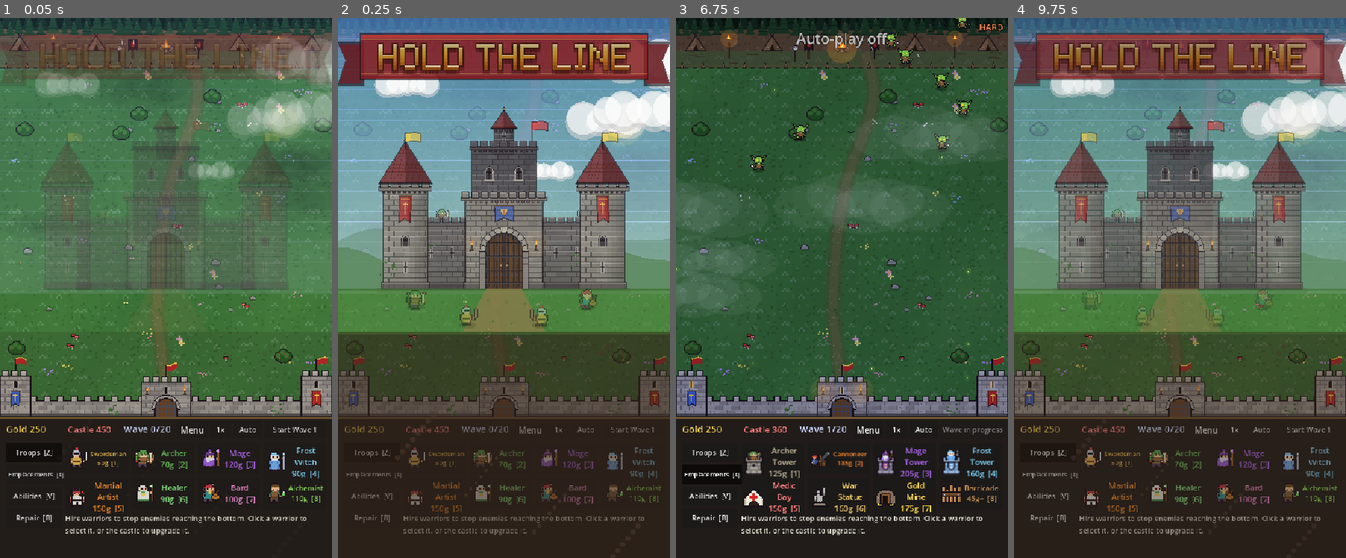
Above: before the commit, frames 1-4 (left to right).
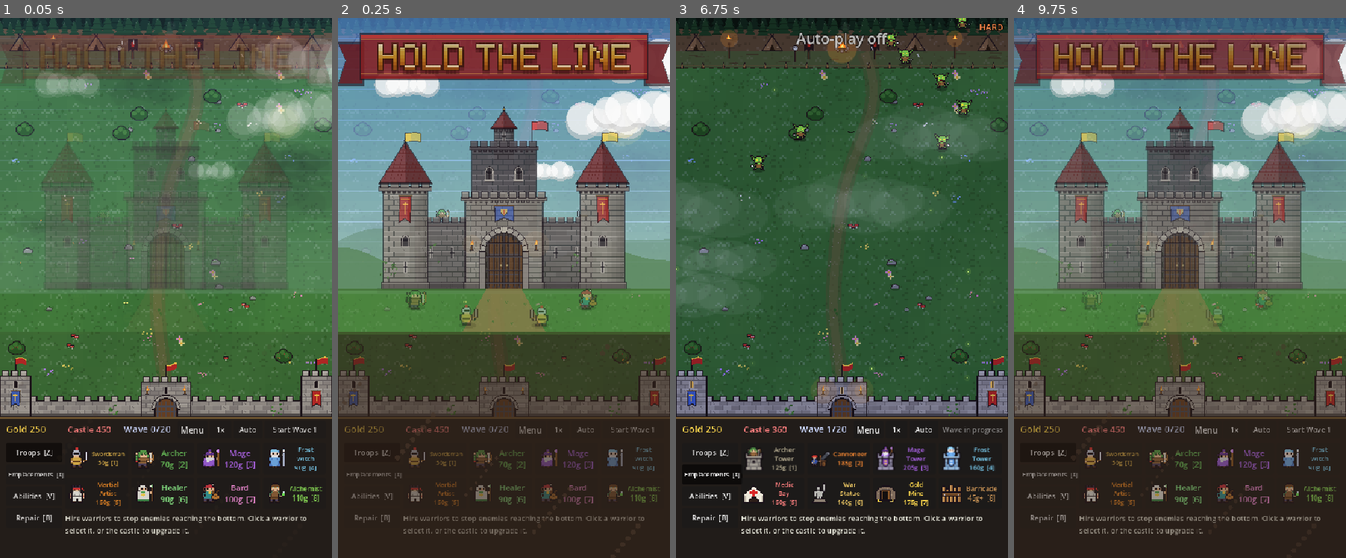
Above: after the commit, the same moments.

Repository: JaydonDiaz/Hold_The_Line
Game: Godot game, scene res://main.tscn
The game is run twice, just before and just after one commit, with the same random seed, the same clock (stepped at 60 frames per second) and the same inputs.
Inputs (mouse positions are in pixels of both pictures, inside the frame that each line leads up to):
- Up to frame 1 (0.05 s): no input
- Up to frame 2 (0.25 s): no input
- Up to frame 3 (6.75 s): click "Start Wave 1" at 0.5 s; click "Start Wave 1" at 1.25 s; tap A at 2 s; move the mouse to (915, 261) at 2.02 s; hold W 2.03-2.75 s; hold Shift 2.03-2.75 s; click (915, 261) at 2.17 s; tap Space at 2.27, 2.57 s; click "1x" at 2.75 s; click "2x" at 3.5 s; click "3x" at 4.25 s; click "Auto" at 5 s; click "Troops [Z]" at 5.75 s; click "Emplacements [X]" at 6.5 s
- Up to frame 4 (9.75 s): click "Abilities [V]" at 7.25 s; click "Repair [B]" at 8 s; click "Menu" at 8.75 s; click "Leave game" at 9.5 s

The runs differ from the first frame. In frame 1, 0.8% of the frame differs, in the area x 21-98%, y 79-92%; in frame 2, 0.6%; in frame 3, 2.2%, in the area x 20-98%, y 79-92%; in frame 4, 0.7%.

Commit message:
Hire buttons: names fit at every window width
The room a name has next to the picture is now measured from the button
(its padding and the picture's real width) instead of guessed, so
Cannoneer, War Statue and the like wrap or shrink instead of being cut
off. Three-line labels also shrink to fit the button's height.

Co-Authored-By: Claude Opus 5.5 <noreply@anthropic.com>

Diff:
--- a/scripts/hud.gd
+++ b/scripts/hud.gd
@@ -280,10 +280,16 @@
 			w = minf(w, 82.0 if avail < 600.0 else 180.0)
 		var h := CONTENT_H if rows == 1 else (CONTENT_H - 6.0) / 2.0
 		var with_icon := w >= 110.0
-		var room := w - 12.0 - (40.0 if with_icon else 0.0)
+		var icon_w := 48.0 if rows == 1 else 40.0
 		for i in kinds.size():
 			var kind: String = kinds[i]
 			var d: Dictionary = Data.WARRIORS[kind]
+			# The room the name really has: the button less its padding, and less the
+			# picture and the gap after it when there is one.
+			var style: StyleBox = hire_buttons[kind].get_theme_stylebox("normal")
+			var room := w - style.get_margin(SIDE_LEFT) - style.get_margin(SIDE_RIGHT) - 4.0
+			if with_icon:
+				room -= icon_w + hire_buttons[kind].get_theme_constant("h_separation")
 			var price := _price_text(d)
 			var font_size := 15 if with_icon else (13 if w >= 80.0 else 12)
 			var label: String = d["name"]
@@ -299,6 +305,11 @@
 			while widest > room and font_size > 9:
 				widest *= (font_size - 1.0) / font_size
 				font_size -= 1
+			# And the lines (name, maybe on two, then the price) have to fit its height.
+			var lines := label.count("\n") + 2
+			var tall := h - style.get_margin(SIDE_TOP) - style.get_margin(SIDE_BOTTOM)
+			while lines * font.get_height(font_size) > tall and font_size > 11:
+				font_size -= 1
 			var b: Button = hire_buttons[kind]
 			b.position = Vector2(CONTENT_X + (i % per_row) * (w + 6), CONTENT_Y + (i / per_row) * (h + 6))
 			b.size = Vector2(w, h)
@@ -309,7 +320,7 @@
 			# The mounted towers' pictures are drawn big and shrunk smoothly onto the button.
 			b.texture_filter = CanvasItem.TEXTURE_FILTER_LINEAR_WITH_MIPMAPS if mounted else CanvasItem.TEXTURE_FILTER_PARENT_NODE
 			b.expand_icon = with_icon
-			b.add_theme_constant_override("icon_max_width", 48 if rows == 1 else 40)
+			b.add_theme_constant_override("icon_max_width", int(icon_w))
 			hire_meta[kind] = [label, i + 1, 1]
 	# The castle's tabs share the same space: four path cards, a button per ability,
 	# a button per repair size.
